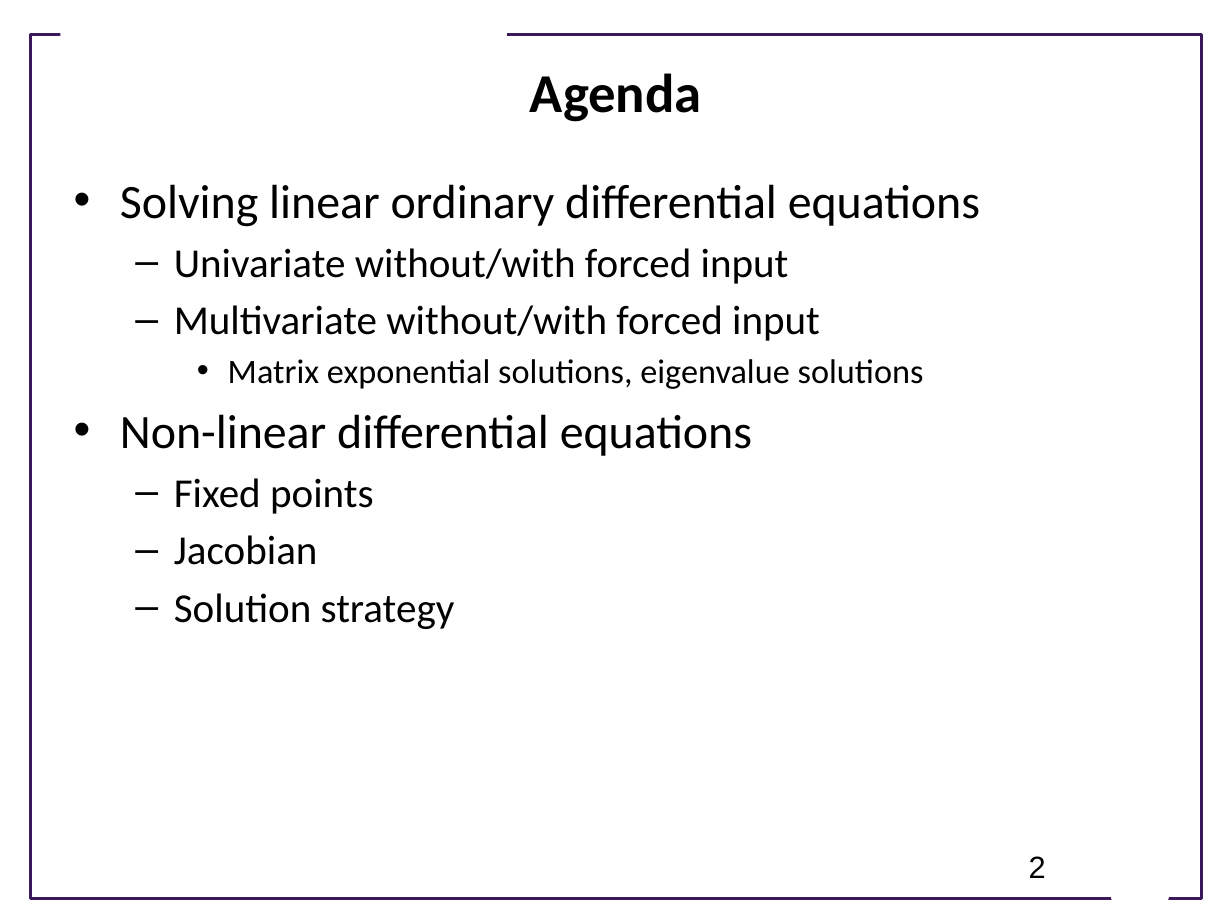
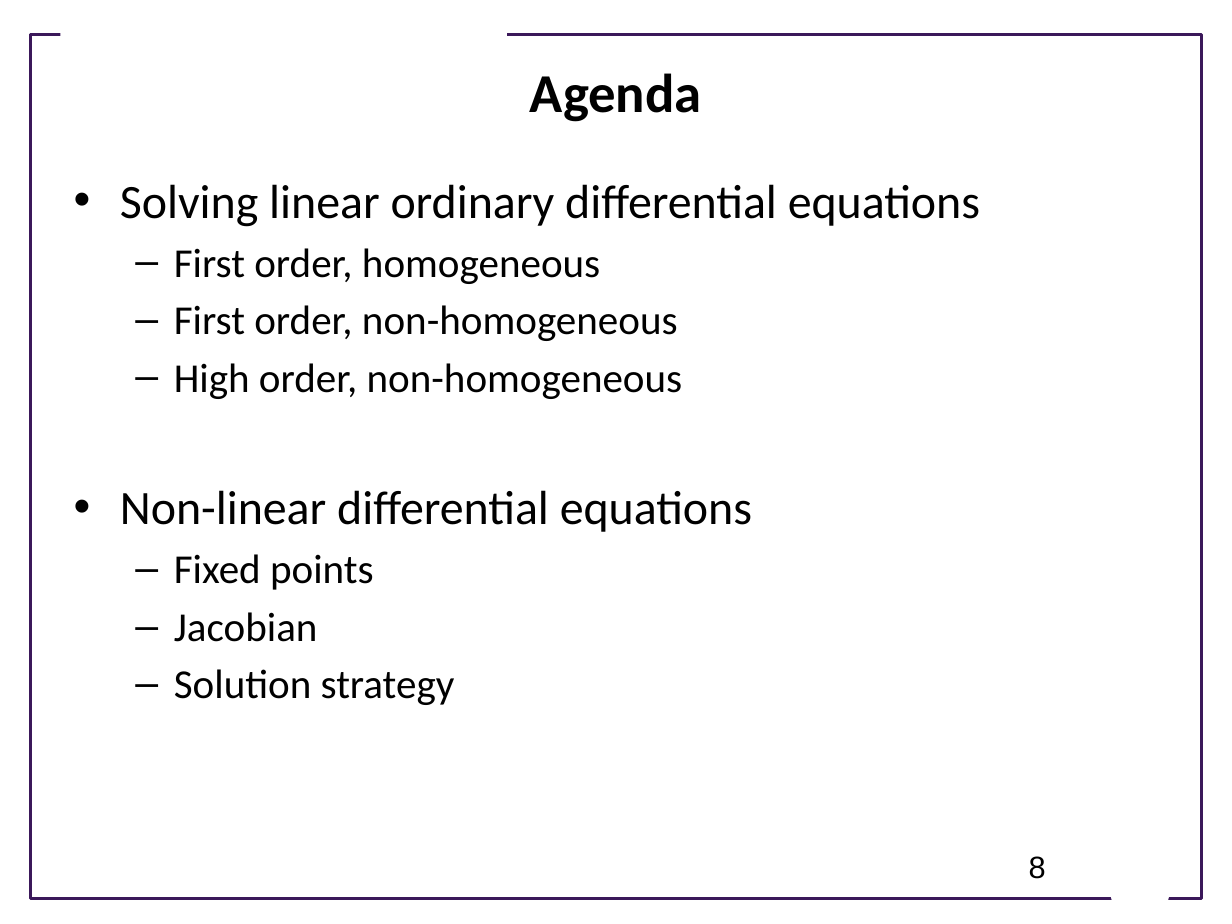
Before and after one commit to joseph-hellerstein/advanced-controls-lectures, a slide deck: slide 8 of classes/winter_2023/lectures/lecture_09-dynamical_systems/dynamical_systems_overview.pptx (slide 2 before the commit). Drawn at 1232x924 pixels with LibreOffice and Linux fonts; fonts in the diff are those of the drawing; background and template pictures are left out. Boxes give left, top, right and bottom in pixels: in the first picture for what was removed or moved away, otherwise in the second. Text is boxed around its words. In the diff, an @@ line names an element or a change of style, - is before the commit and + after.

Commit message:
Lecture updates

```diff
--- a/classes/winter_2023/lectures/lecture_09-dynamical_systems/dynamical_systems_overview.pptx
+++ b/classes/winter_2023/lectures/lecture_09-dynamical_systems/dynamical_systems_overview.pptx
@@ text at box(174, 248, 683, 399): text changed @@
-  – Univariate without/with forced input
-  – Multivariate without/with forced input
-    • Matrix exponential solutions, eigenvalue solutions
+  – First order, homogeneous
+  – First order, non-homogeneous
+  – High order, non-homogeneous
@@ page number at box(1029, 856, 1046, 879): text changed @@
-2
+8
```
Also in this commit, not shown: 2 other slides changed, 5 slides added, 4 other files.
